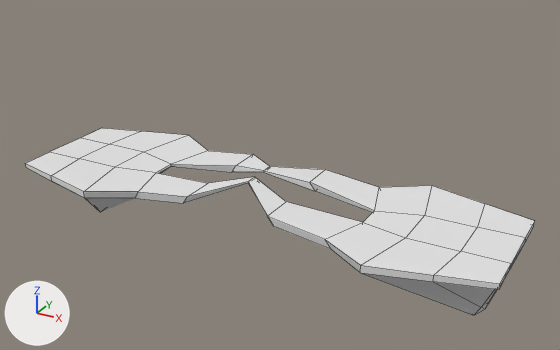
Before and after pictures for a commit that changed the Blender file Assets/Levels/Models/level1.blend.
The view is the same before and after, from a 50 mm lens placed at (140.0, -237.9, 126.1), pointed at (7.5, 3.0, 5.7). The lights are fixed; the arrows at lower left show +X, +Y and +Z. Mesh edges are drawn as thin lines.
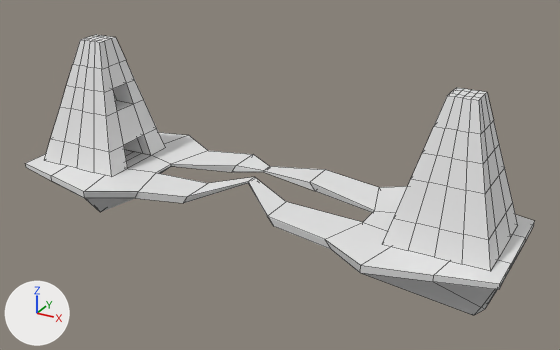
The change, as JSON lines over the scene's bpy script:
```json
{"op": "add", "block": "me_cube_002", "code": ["me_cube_002 = bpy.data.meshes.new('Cube.002')", "me_cube_002.from_pydata(...)  # 127 vertices, 122 faces; spans x 58.6..95.5, y -18.2..18.2, z -1.0..49.4", "me_cube_002.polygons.foreach_set('use_smooth', [True] * 122)"]}
{"op": "add", "block": "ob_cube_001", "code": ["ob_cube_001 = bpy.data.objects.new('Cube.001', me_cube_002)", "ob_cube_001.location = (0.0, 0.0, 0.0)", "_m = ob_cube_001.modifiers.new('Mirror', 'MIRROR')", "_m = ob_cube_001.modifiers.new('EdgeSplit', 'EDGE_SPLIT')"]}
```

Where the change shows, as pixel boxes [x1, y1, x2, y2] in the pictures (560 x 350 px):
```json
{"object": "Cube.001", "change": "added", "after": [44, 35, 518, 271]}
```
